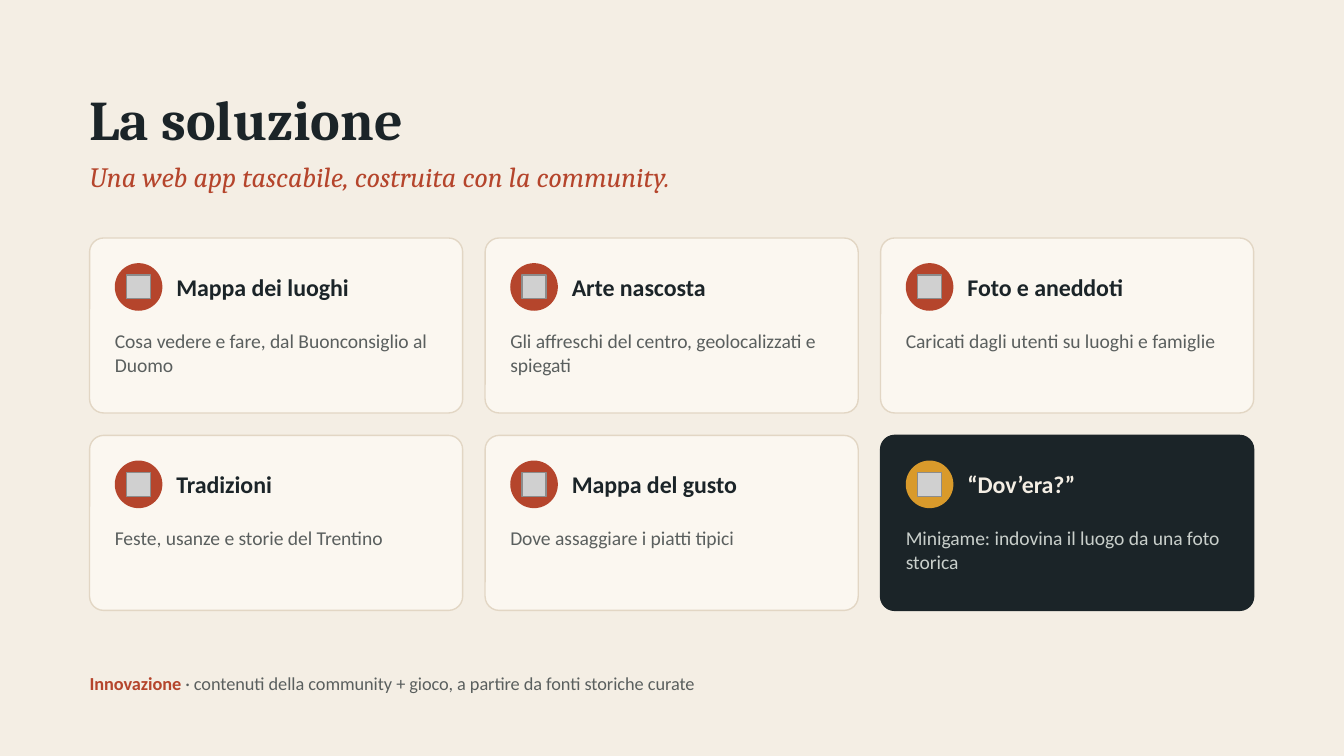
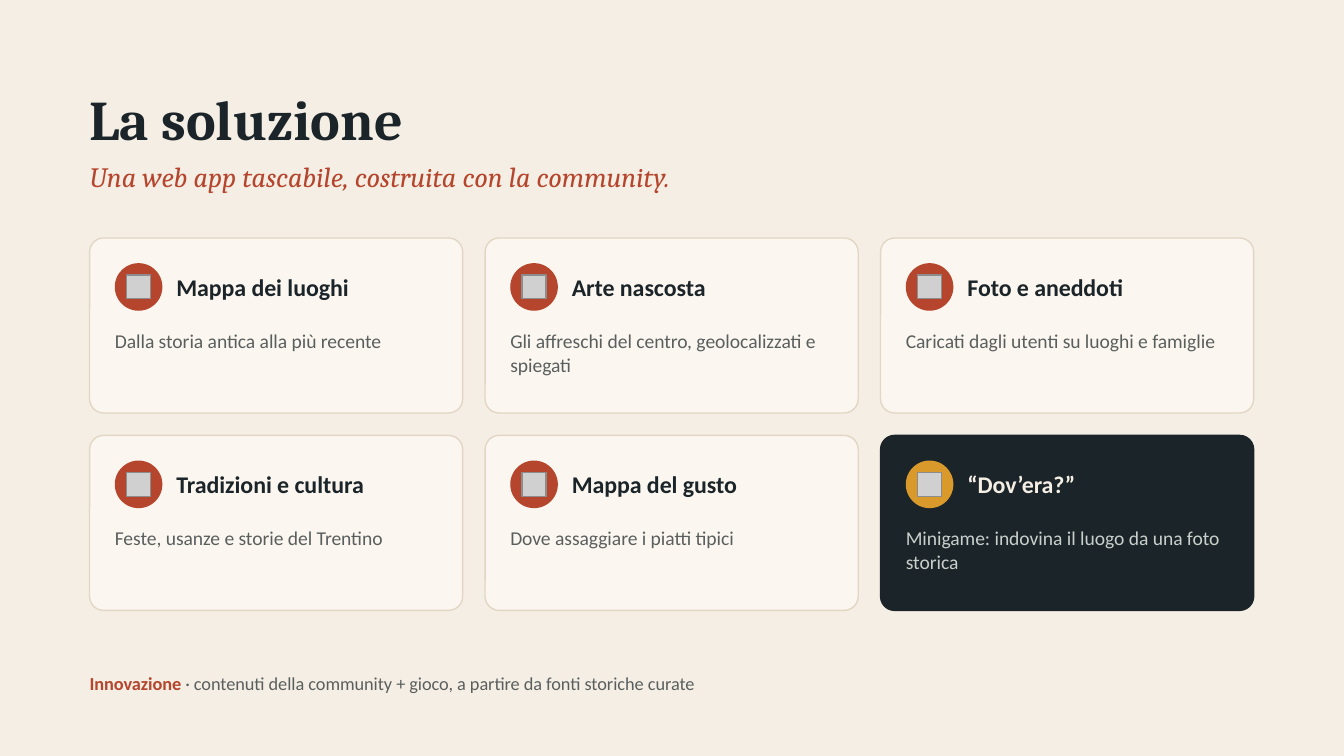
Before and after one commit to bulla06/Ing-software-prog-discover-tridentum., a slide deck: slide 3 of presentazioni/presentazione-v2.pptx. Drawn at 1344x756 pixels with LibreOffice and Linux fonts; fonts in the diff are those of the drawing; grey boxes stand for pictures. Boxes give left, top, right and bottom in pixels: in the first picture for what was removed or moved away, otherwise in the second. Text is boxed around its words. In the diff, an @@ line names an element or a change of style, - is before the commit and + after.

```diff
--- a/presentazioni/presentazione-v2.pptx
+++ b/presentazioni/presentazione-v2.pptx
@@ text at (115, 334, 381, 351): text changed @@
-Cosa vedere e fare, dal Buonconsiglio al Duomo
+Dalla storia antica alla più recente
@@ text at (176, 476, 364, 493): text changed @@
-Tradizioni
+Tradizioni e cultura
```
Also in this commit, not shown: 2 other slides changed, 1 other file.
